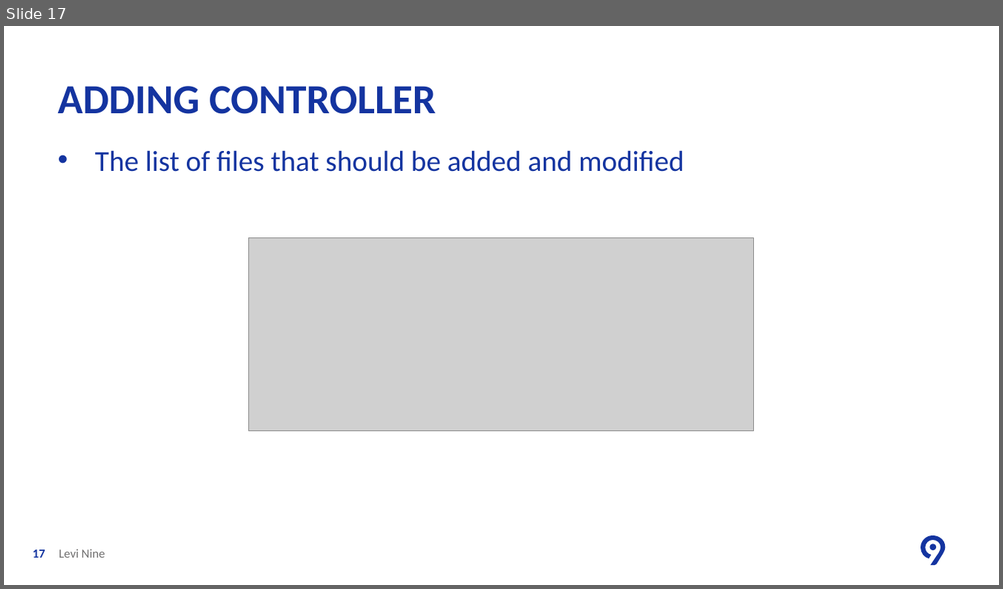
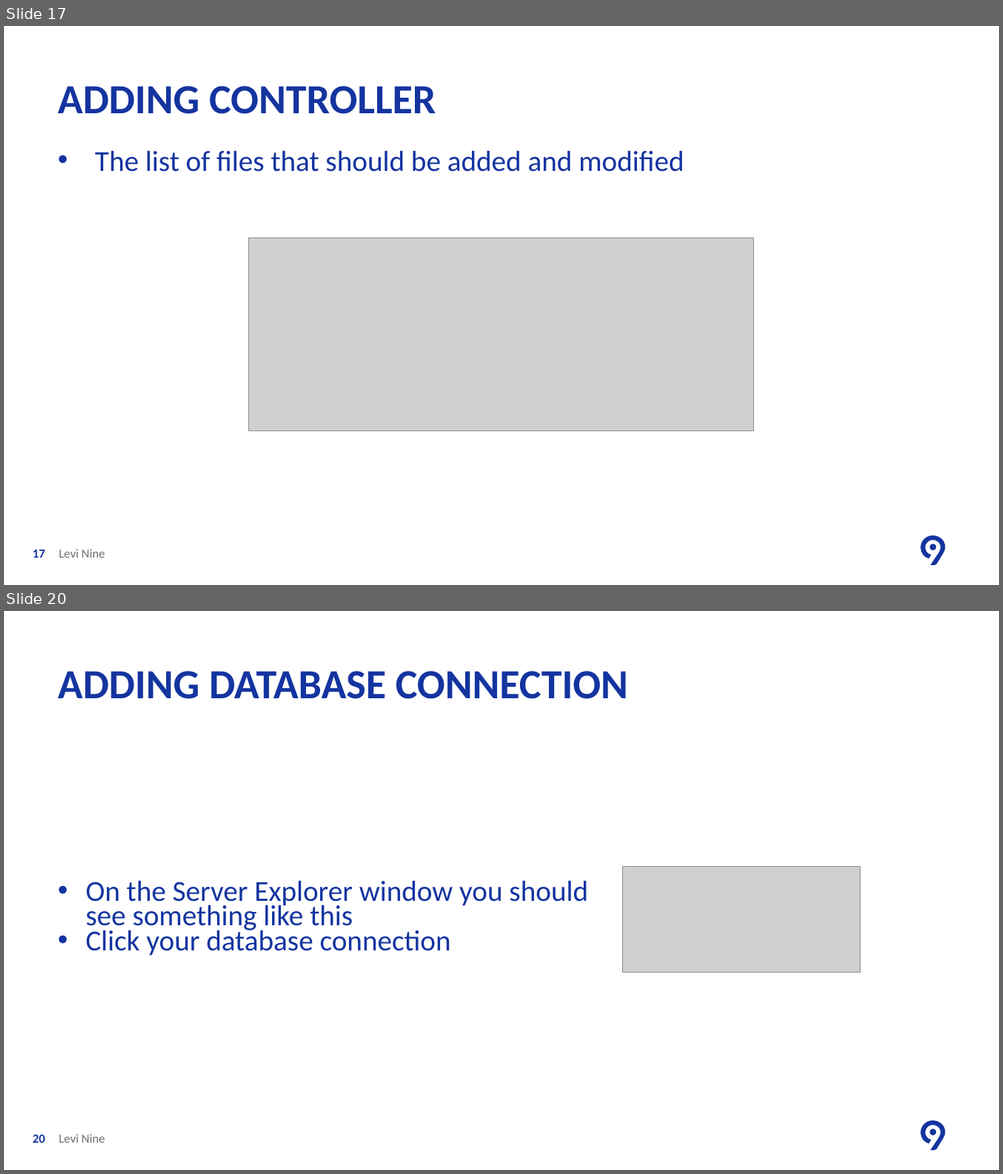
Before and after one commit to ancasturza/PracticaAC2018, a slide deck: PPT/L1/Lesson One Create Web Application.pptx. Shown one above the other, each under a label of ours: slide 17 before the commit, slides 17 and 20 after it; the slides between them are not shown. The pictures are 1003x589 and 1003x1174 pixels, drawn with LibreOffice and Linux fonts; fonts in the diff are those of the drawing; grey boxes stand for pictures; background and template pictures are left out. Boxes give left, top, right and bottom in pixels: in the first picture for what was removed or moved away, otherwise in the second. Text is boxed around its words. In the diff, an @@ line names an element or a change of style, - is before the commit and + after.

```diff
--- a/PPT/L1/Lesson One Create Web Application.pptx
+++ b/PPT/L1/Lesson One Create Web Application.pptx
@@ slide 20 added at bbox=[4, 611, 999, 1170], background #FFFFFF; not listed: 2 template elements that a slide beside it also shows @@
@@ title added at bbox=[58, 671, 628, 699], 40 pt, text #1434A0, bold @@
+ADDING DATABASE CONNECTION
@@ picture added at bbox=[623, 867, 860, 973] @@
@@ text added at bbox=[85, 880, 588, 956], 28 pt, text #1434A0 @@
+• On the Server Explorer window you should see something like this
+• Click your database connection
@@ page number added at bbox=[33, 1135, 45, 1143], 12 pt, text #1434A0, bold @@
+20
@@ text added at bbox=[59, 1134, 105, 1143], 12 pt, text #706F6F @@
+Levi Nine
```
Also in this commit, not shown: 1 slide changed, 11 other slides added, 4 other files.
